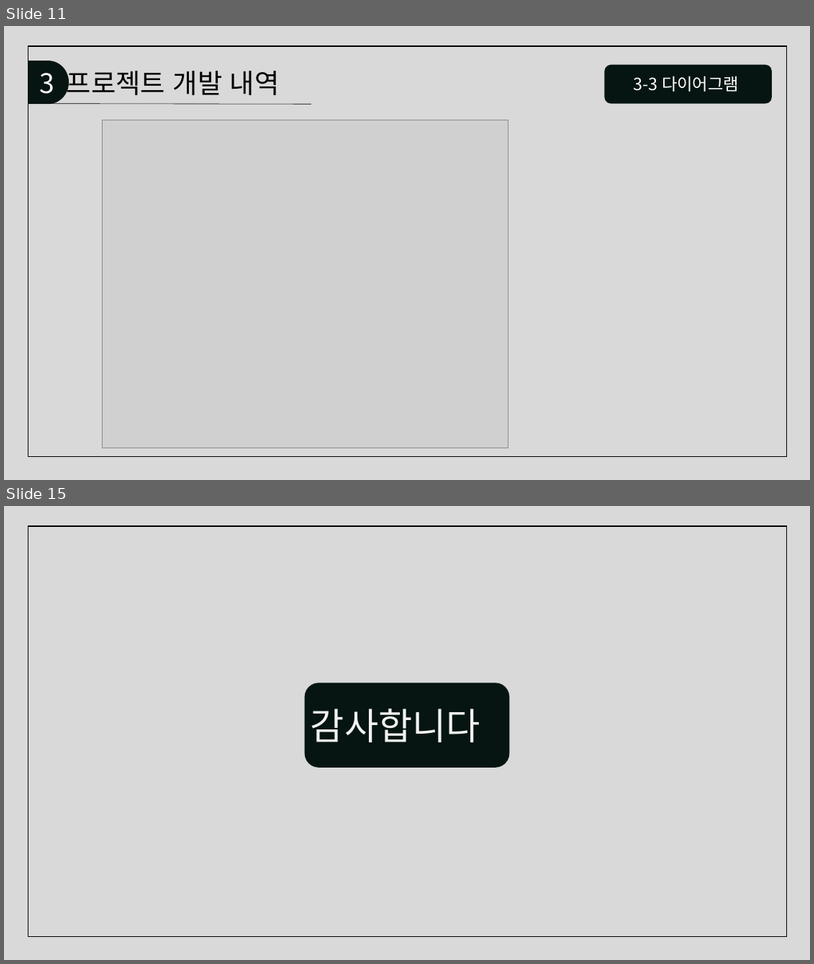
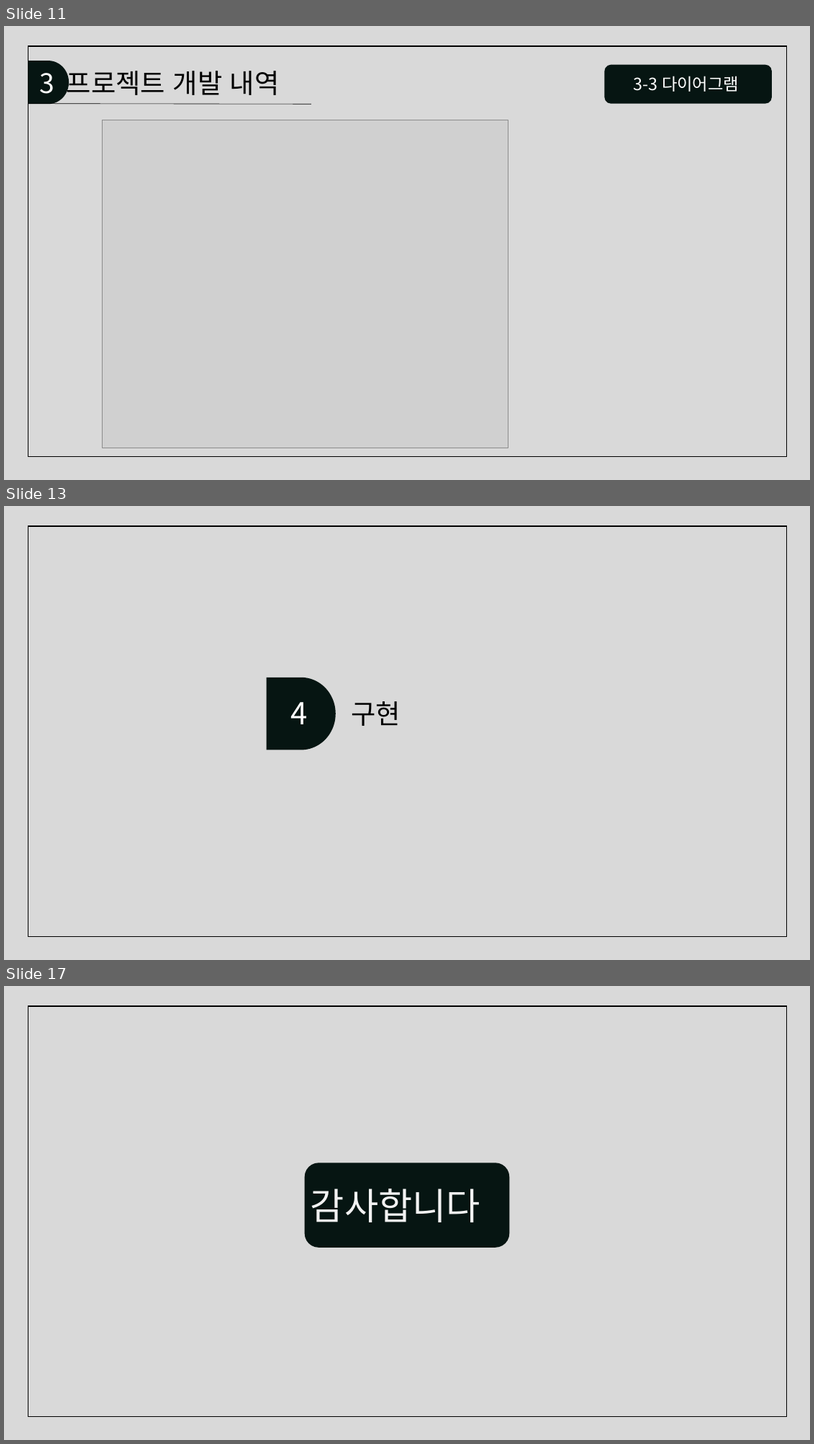
Before and after one commit to juhyeonjong2/KeyBoard, a slide deck: Documents/5. 발표/세상모든키보드.pptx. Shown one above the other, each under a label of ours: slides 11 and 15 before the commit, slides 11, 13 and 17 after it; the slides between them are not shown. The pictures are 814x964 and 814x1444 pixels, drawn with LibreOffice and Linux fonts; fonts in the diff are those of the drawing; grey boxes stand for pictures. Boxes give left, top, right and bottom in pixels: in the first picture for what was removed or moved away, otherwise in the second. Text is boxed around its words. In the diff, an @@ line names an element or a change of style, - is before the commit and + after.

Commit message:
발표자료 수정
 - 데이터베이스 ERD 추가
 - 구현 탭 추가

```diff
--- a/Documents/5. 발표/세상모든키보드.pptx
+++ b/Documents/5. 발표/세상모든키보드.pptx
@@ slide 13 added at [4,506,810,960], background #D9D9D9 @@
@@ rectangle added at [28,526,787,936], outline #000000 1 pt @@
@@ flow chart delay added at [267,677,336,750], fill #061512 @@
@@ text added at [291,702,308,724], 36 pt, text #FFFFFF @@
+4
@@ text added at [351,701,401,726], 32 pt, text #000000 @@
+구현
@@ what was slide 15 is now slide 17 @@
```
Also in this commit, not shown: 6 slides changed, 1 other slide added.
